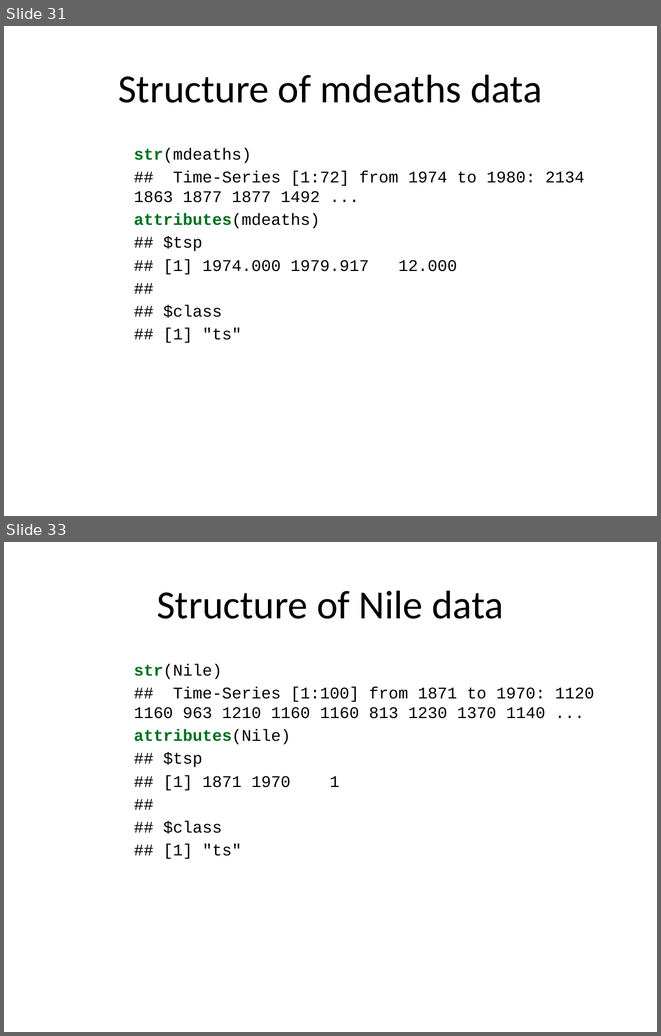
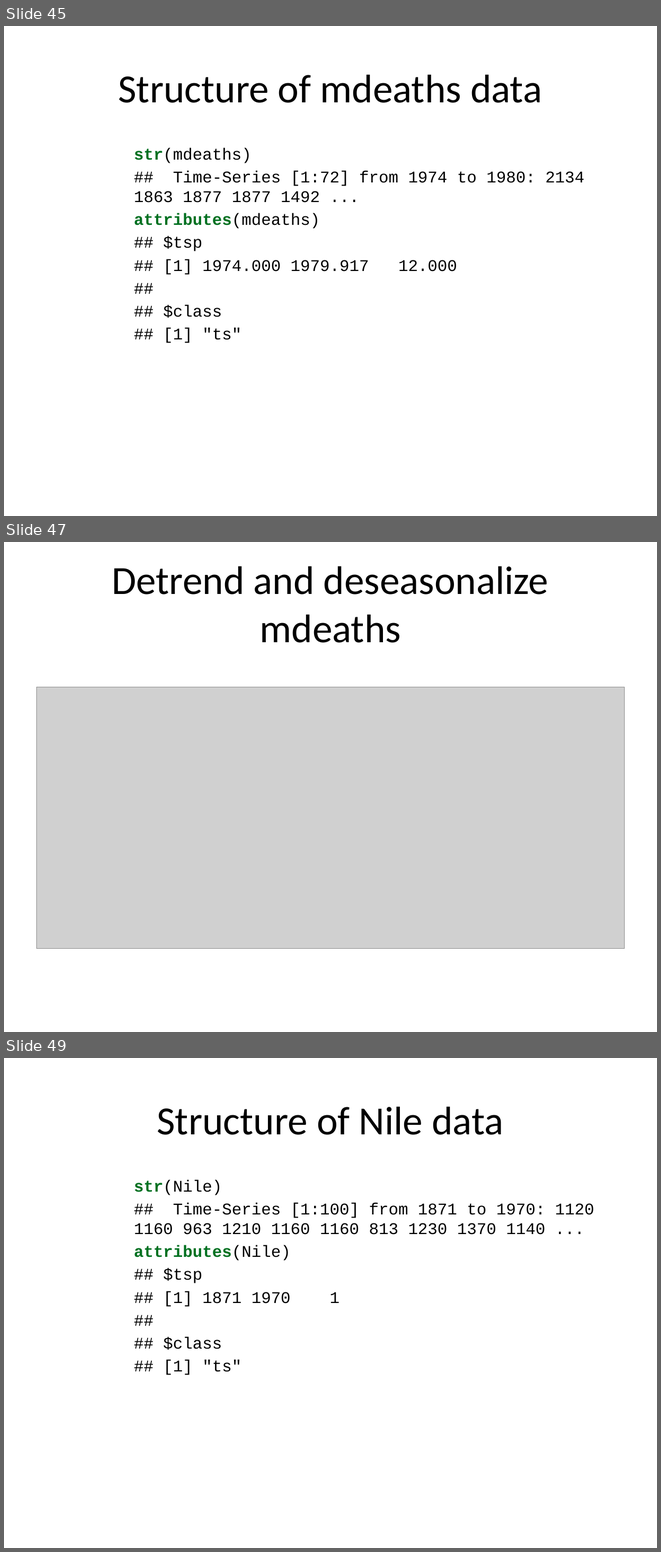
Before and after one commit to pmean/basic-time-series, a slide deck: src/basics.pptx. Shown one above the other, each under a label of ours: slides 31 and 33 before the commit, slides 45, 47 and 49 after it; the slides between them are not shown. The pictures are 661x1036 and 661x1552 pixels, drawn with LibreOffice and Linux fonts; fonts in the diff are those of the drawing; grey boxes stand for pictures. Boxes give left, top, right and bottom in pixels: in the first picture for what was removed or moved away, otherwise in the second. Text is boxed around its words. In the diff, an @@ line names an element or a change of style, - is before the commit and + after.

```diff
--- a/src/basics.pptx
+++ b/src/basics.pptx
@@ slide 47 added at (x1=4, y1=542, x2=657, y2=1032), background #FFFFFF @@
@@ title added at (x1=112, y1=566, x2=548, y2=643), 44 pt, text #000000 @@
+Detrend and deseasonalize mdeaths
@@ picture added at (x1=37, y1=687, x2=624, y2=948) @@
@@ what was slide 31 is now slide 45 @@
@@ what was slide 33 is now slide 49 @@
```
Also in this commit, not shown: 21 slides changed, 32 other slides added, 9 slides removed, 1 other file.
